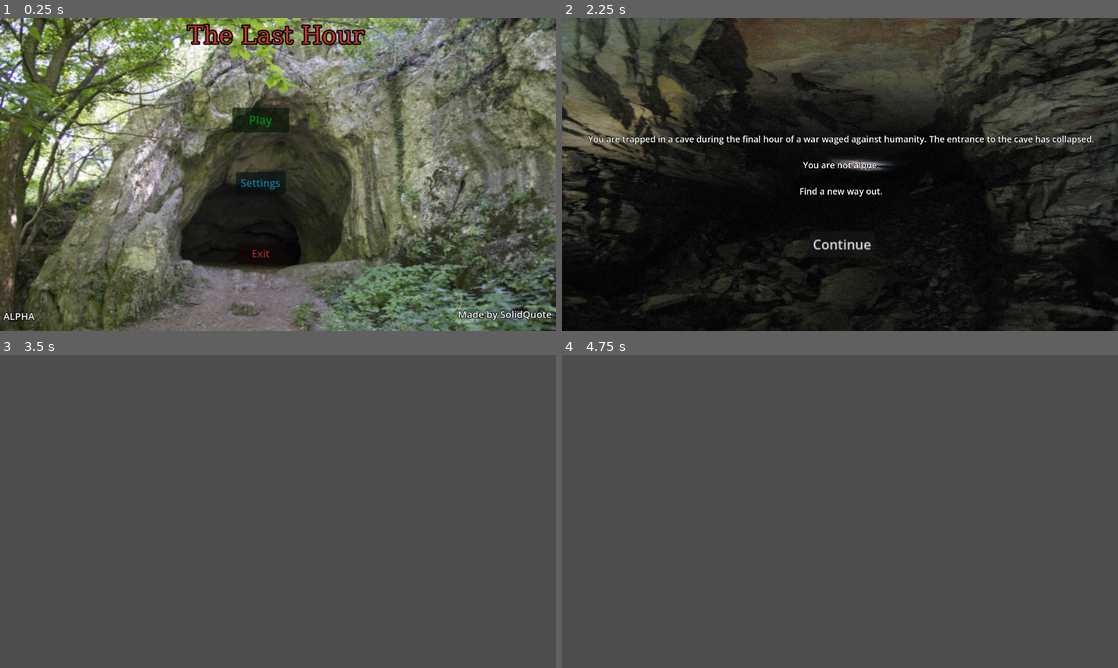
Above: before the commit, frames 1-4 (two rows, left to right).
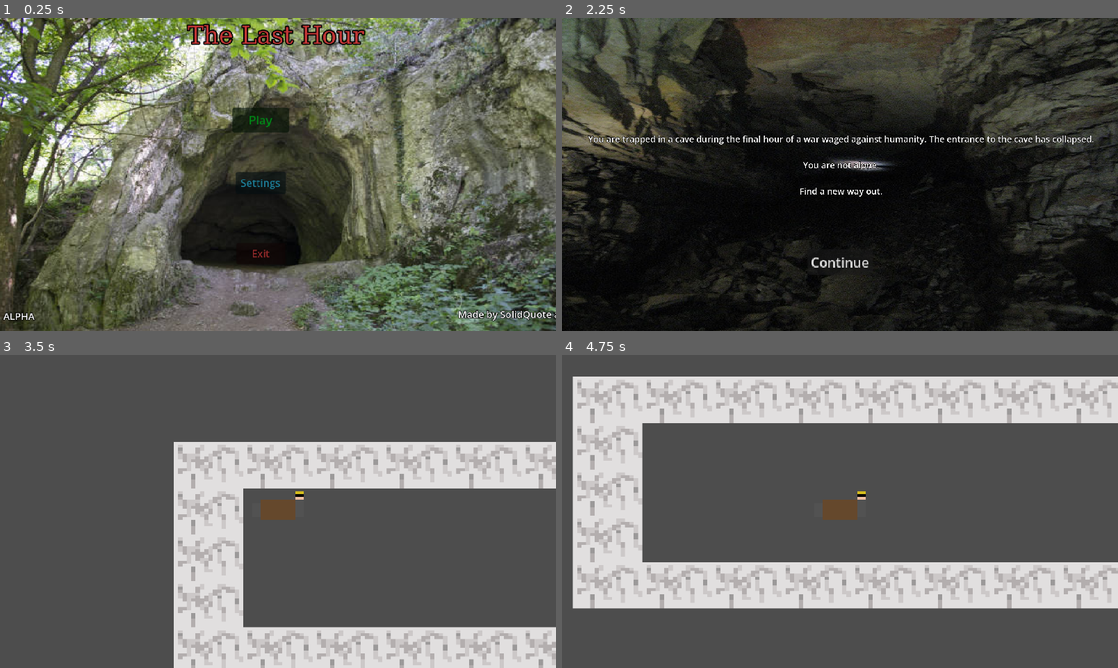
Above: after the commit, the same moments.

Repository: SolidQuote/The-Last-Hour
Game: Godot game, scene res://Scenes/MainMenu.tscn
The game is run twice, just before and just after one commit, with the same random seed, the same clock (stepped at 60 frames per second) and the same inputs. Before the commit the project starts from res://MainMenu.tscn.
Inputs:
- Up to frame 1 (0.25 s): no input
- Up to frame 2 (2.25 s): click "Settings" at 0.5 s; click "Back" at 1.25 s; click "Play" at 2 s
- Up to frame 3 (3.5 s): click "Continue" at 2.75 s
- Up to frame 4 (4.75 s): tap Enter at 3.5 s; hold D (right, bound only after the commit) 3.53-4.28 s; hold S (down, bound only after the commit) from 4.28 s (still down)

The runs differ from the first frame. In frame 1, 1.3% of the frame differs, in the area x 0-100%, y 0-100%; in frame 2, 0.8%; in frame 3, 25%; in frame 4, 35%, in the area x 1-100%, y 6-82%.

Commit message:
Alpha version 0.01
Test Level that only has one wall type and added a player that can go up down left and right but it doesn't have any animations. I organized the files and removed a few scripts.

Diff:
--- a/MainMenu.tscn
+++ b/Scenes/MainMenu.tscn
@@ -1,9 +1,9 @@
 [gd_scene format=3 uid="uid://bax7xx8wkxhrf"]
 
-[ext_resource type="Script" uid="uid://bv3gnvvhc34jl" path="res://Script/Script Inflation/main_menu.gd" id="1_h7a2f"]
-[ext_resource type="Texture2D" uid="uid://ba7wu3sqerhpd" path="res://istockphoto-641236218-612x612.jpg" id="1_i26rj"]
-[ext_resource type="AudioStream" uid="uid://dvk5qcv3x1due" path="res://Music/631532__szegvari__alien-planet-wind-base-wave-dark-horror-thriller-atmo-atmosphere-cinematic-surround.mp3" id="2_eiy7p"]
-[ext_resource type="Script" uid="uid://8dmwepdwn0um" path="res://Script/Script Inflation/settings.gd" id="3_qoqlk"]
+[ext_resource type="Script" uid="uid://bv3gnvvhc34jl" path="res://Script/Script Inflation/main_menu.gd" id="1_ghw46"]
+[ext_resource type="Texture2D" uid="uid://ba7wu3sqerhpd" path="res://Images/Other/istockphoto-641236218-612x612.jpg" id="2_df05h"]
+[ext_resource type="Script" uid="uid://8dmwepdwn0um" path="res://Script/Script Inflation/settings.gd" id="3_8um5k"]
+[ext_resource type="AudioStream" uid="uid://dvk5qcv3x1due" path="res://Music/631532__szegvari__alien-planet-wind-base-wave-dark-horror-thriller-atmo-atmosphere-cinematic-surround.mp3" id="4_xim88"]
 
 [sub_resource type="FontFile" id="FontFile_wohep"]
 cache/0/variation_coordinates = {}
@@ -226,7 +226,7 @@
 offset_right = 1201.4061
 offset_bottom = 688.21576
 scale = Vector2(1.29, 1.29)
-texture = ExtResource("1_i26rj")
+texture = ExtResource("2_df05h")
 
 [node name="Play" type="Button" parent="." unique_id=1875589864]
 modulate = Color(0, 0.60468477, 0.10200081, 1)
@@ -286,12 +286,12 @@
 offset_right = 1420.5814
 offset_bottom = 801.64343
 scale = Vector2(1.29, 1.29)
-text = "Made by SolidQuote"
+text = "Made by SolidQuote and Potato"
 label_settings = SubResource("LabelSettings_64ctb")
 
 [node name="Music" type="AudioStreamPlayer2D" parent="." unique_id=696240767]
 scale = Vector2(1.29, 1.29)
-stream = ExtResource("2_eiy7p")
+stream = ExtResource("4_xim88")
 autoplay = true
 
 [connection signal="pressed" from="Play" to="." method="_on_play_pressed"]
--- /dev/null
+++ b/Scenes/bunker_wall.tscn
@@ -0,0 +1,20 @@
+[gd_scene format=3 uid="uid://b2yoqidhation"]
+
+[ext_resource type="Texture2D" uid="uid://c6spf6346m45" path="res://Images/Obj/Wall/Bunker/Bunker_Wall-1.png" id="1_mqtjy"]
+
+[sub_resource type="RectangleShape2D" id="RectangleShape2D_bhunq"]
+size = Vector2(16, 16)
+
+[sub_resource type="OccluderPolygon2D" id="OccluderPolygon2D_riqys"]
+polygon = PackedVector2Array(-8, -8, -8, 8, 8, 8, 8, -8)
+
+[node name="Bunker_Wall" type="StaticBody2D" unique_id=505253917]
+
+[node name="Sprite2D" type="Sprite2D" parent="." unique_id=729917154]
+texture = ExtResource("1_mqtjy")
+
+[node name="CollisionShape2D" type="CollisionShape2D" parent="." unique_id=830254291]
+shape = SubResource("RectangleShape2D_bhunq")
+
+[node name="LightOccluder2D" type="LightOccluder2D" parent="." unique_id=319652233]
+occluder = SubResource("OccluderPolygon2D_riqys")
--- a/fade.tscn
+++ b/Scenes/fade.tscn
@@ -1,7 +1,6 @@
 [gd_scene format=3 uid="uid://ci7f1b5v3nfg"]
 
 [ext_resource type="Script" uid="uid://ctvunu1kscjrj" path="res://Script/Script Inflation/fade.gd" id="1_bg7ga"]
-
 
 [node name="Fade" type="CanvasLayer" unique_id=1957224304]
 script = ExtResource("1_bg7ga")
--- /dev/null
+++ b/Scenes/level.tscn
@@ -0,0 +1,108 @@
+[gd_scene format=3 uid="uid://2odpqu65iot5"]
+
+[ext_resource type="PackedScene" uid="uid://b2yoqidhation" path="res://Scenes/bunker_wall.tscn" id="1_k5f4k"]
+[ext_resource type="PackedScene" uid="uid://cyow3yjq0na4s" path="res://Scenes/player.tscn" id="2_6phgx"]
+
+[node name="Level" type="Node2D" unique_id=1386698794]
+
+[node name="WF" type="Node2D" parent="." unique_id=815087588]
+
+[node name="Wall" type="Node2D" parent="WF" unique_id=685551659]
+
+[node name="Bunker_Wall" parent="WF/Wall" unique_id=505253917 instance=ExtResource("1_k5f4k")]
+position = Vector2(8, 8)
+
+[node name="Bunker_Wall2" parent="WF/Wall" unique_id=702811456 instance=ExtResource("1_k5f4k")]
+position = Vector2(24, 8)
+
+[node name="Bunker_Wall3" parent="WF/Wall" unique_id=1883351073 instance=ExtResource("1_k5f4k")]
+position = Vector2(40, 8)
+
+[node name="Bunker_Wall4" parent="WF/Wall" unique_id=450935655 instance=ExtResource("1_k5f4k")]
+position = Vector2(56, 8)
+
+[node name="Bunker_Wall5" parent="WF/Wall" unique_id=699674102 instance=ExtResource("1_k5f4k")]
+position = Vector2(72, 8)
+
+[node name="Bunker_Wall6" parent="WF/Wall" unique_id=1366082431 instance=ExtResource("1_k5f4k")]
+position = Vector2(88, 8)
+
+[node name="Bunker_Wall7" parent="WF/Wall" unique_id=1067294157 instance=ExtResource("1_k5f4k")]
+position = Vector2(104, 8)
+
+[node name="Bunker_Wall8" parent="WF/Wall" unique_id=1491897394 instance=ExtResource("1_k5f4k")]
+position = Vector2(120, 8)
+
+[node name="Bunker_Wall9" parent="WF/Wall" unique_id=1124039697 instance=ExtResource("1_k5f4k")]
+position = Vector2(136, 8)
+
+[node name="Bunker_Wall10" parent="WF/Wall" unique_id=786580943 instance=ExtResource("1_k5f4k")]
+position = Vector2(152, 8)
+
+[node name="Bunker_Wall11" parent="WF/Wall" unique_id=1013936238 instance=ExtResource("1_k5f4k")]
+position = Vector2(168, 8)
+
+[node name="Bunker_Wall12" parent="WF/Wall" unique_id=1493702814 instance=ExtResource("1_k5f4k")]
+position = Vector2(184, 8)
+
+[node name="Bunker_Wall13" parent="WF/Wall" unique_id=358832652 instance=ExtResource("1_k5f4k")]
+position = Vector2(8, 72)
+
+[node name="Bunker_Wall14" parent="WF/Wall" unique_id=1998517976 instance=ExtResource("1_k5f4k")]
+position = Vector2(24, 72)
+
+[node name="Bunker_Wall15" parent="WF/Wall" unique_id=669364263 instance=ExtResource("1_k5f4k")]
+position = Vector2(40, 72)
+
+[node name="Bunker_Wall16" parent="WF/Wall" unique_id=132017153 instance=ExtResource("1_k5f4k")]
+position = Vector2(56, 72)
+
+[node name="Bunker_Wall17" parent="WF/Wall" unique_id=2096111751 instance=ExtResource("1_k5f4k")]
+position = Vector2(72, 72)
+
+[node name="Bunker_Wall18" parent="WF/Wall" unique_id=621763036 instance=ExtResource("1_k5f4k")]
+position = Vector2(88, 72)
+
+[node name="Bunker_Wall19" parent="WF/Wall" unique_id=1340774117 instance=ExtResource("1_k5f4k")]
+position = Vector2(104, 72)
+
+[node name="Bunker_Wall20" parent="WF/Wall" unique_id=655313432 instance=ExtResource("1_k5f4k")]
+position = Vector2(120, 72)
+
+[node name="Bunker_Wall21" parent="WF/Wall" unique_id=1835681586 instance=ExtResource("1_k5f4k")]
+position = Vector2(136, 72)
+
+[node name="Bunker_Wall22" parent="WF/Wall" unique_id=1262505519 instance=ExtResource("1_k5f4k")]
+position = Vector2(152, 72)
+
+[node name="Bunker_Wall23" parent="WF/Wall" unique_id=2026943026 instance=ExtResource("1_k5f4k")]
+position = Vector2(168, 72)
+
+[node name="Bunker_Wall24" parent="WF/Wall" unique_id=1722795724 instance=ExtResource("1_k5f4k")]
+position = Vector2(184, 72)
+
+[node name="Bunker_Wall25" parent="WF/Wall" unique_id=806145734 instance=ExtResource("1_k5f4k")]
+position = Vector2(-8, 72)
+
+[node name="Bunker_Wall26" parent="WF/Wall" unique_id=1978632585 instance=ExtResource("1_k5f4k")]
+position = Vector2(-8, 8)
+
+[node name="Bunker_Wall27" parent="WF/Wall" unique_id=345839731 instance=ExtResource("1_k5f4k")]
+position = Vector2(-8, 24)
+
+[node name="Bunker_Wall28" parent="WF/Wall" unique_id=239195220 instance=ExtResource("1_k5f4k")]
+position = Vector2(-8, 40)
+
+[node name="Bunker_Wall29" parent="WF/Wall" unique_id=1861419170 instance=ExtResource("1_k5f4k")]
+position = Vector2(-8, 56)
+
+[node name="Floor" type="Node2D" parent="WF" unique_id=1423899976]
+
+[node name="Enitys" type="Node2D" parent="." unique_id=86010944]
+
+[node name="Player" type="Node2D" parent="Enitys" unique_id=1539566175]
+
+[node name="player" parent="Enitys/Player" unique_id=38390488 instance=ExtResource("2_6phgx")]
+position = Vector2(8, 24)
+
+[node name="Bad" type="Node2D" parent="Enitys" unique_id=1715559221]
--- /dev/null
+++ b/Scenes/player.gd
@@ -0,0 +1,11 @@
+extends CharacterBody2D
+
+const SPEED = 50.0
+
+func _physics_process(delta):
+	# Get the input direction and handle the movement/deceleration.
+	# As good practice, you should replace UI actions with custom gameplay actions.
+	var dir = Input.get_vector("left", "right", "up", "down")
+	velocity = dir * SPEED
+
+	move_and_slide()
--- /dev/null
+++ b/Scenes/player.tscn
@@ -0,0 +1,20 @@
+[gd_scene format=3 uid="uid://cyow3yjq0na4s"]
+
+[ext_resource type="Script" uid="uid://fadu32xci3wl" path="res://Scenes/player.gd" id="1_cvnsp"]
+[ext_resource type="Texture2D" uid="uid://d36tgft61a57v" path="res://Images/Enitys/Player/player(The_Last_Hour).png" id="1_v0iea"]
+
+[sub_resource type="RectangleShape2D" id="RectangleShape2D_bhunq"]
+size = Vector2(11, 9)
+
+[node name="player" type="CharacterBody2D" unique_id=38390488]
+script = ExtResource("1_cvnsp")
+
+[node name="Sprite2D" type="Sprite2D" parent="." unique_id=1318822368]
+texture = ExtResource("1_v0iea")
+
+[node name="CollisionShape2D" type="CollisionShape2D" parent="." unique_id=1980766167]
+position = Vector2(0.5, -2.5)
+shape = SubResource("RectangleShape2D_bhunq")
+
+[node name="Camera2D" type="Camera2D" parent="." unique_id=932508706]
+zoom = Vector2(15, 10)
--- a/settings.tscn
+++ b/Scenes/settings.tscn
@@ -1,9 +1,8 @@
 [gd_scene format=3 uid="uid://yvakv0n5tt4e"]
 
-[ext_resource type="Texture2D" uid="uid://ba7wu3sqerhpd" path="res://istockphoto-641236218-612x612.jpg" id="1_3ykye"]
-[ext_resource type="AudioStream" uid="uid://dvk5qcv3x1due" path="res://Music/631532__szegvari__alien-planet-wind-base-wave-dark-horror-thriller-atmo-atmosphere-cinematic-surround.mp3" id="1_x2hje"]
-[ext_resource type="Script" uid="uid://b15bhgw48kgo" path="res://Script/Script Inflation/margin_container.gd" id="3_3ykye"]
-
+[ext_resource type="Texture2D" uid="uid://ba7wu3sqerhpd" path="res://Images/Other/istockphoto-641236218-612x612.jpg" id="1_lhmql"]
+[ext_resource type="AudioStream" uid="uid://dvk5qcv3x1due" path="res://Music/631532__szegvari__alien-planet-wind-base-wave-dark-horror-thriller-atmo-atmosphere-cinematic-surround.mp3" id="2_aaqfp"]
+[ext_resource type="Script" uid="uid://b15bhgw48kgo" path="res://Script/Script Inflation/margin_container.gd" id="3_j2dne"]
 
 [sub_resource type="LabelSettings" id="LabelSettings_685lo"]
 font_size = 30
@@ -18,10 +17,10 @@
 layout_mode = 0
 offset_right = 2057.0
 offset_bottom = 1144.0
-texture = ExtResource("1_3ykye")
+texture = ExtResource("1_lhmql")
 
 [node name="Music" type="AudioStreamPlayer2D" parent="." unique_id=1374386161]
-stream = ExtResource("1_x2hje")
+stream = ExtResource("2_aaqfp")
 autoplay = true
 
 [node name="MarginContainer" type="MarginContainer" parent="." unique_id=1198815445]
--- a/storyscreen.tscn
+++ b/Scenes/storyscreen.tscn
@@ -1,9 +1,8 @@
 [gd_scene format=3 uid="uid://bvgctg6lwo0xe"]
 
-[ext_resource type="Texture2D" uid="uid://c3wp35awntjic" path="res://Images/Other/aed0156189df39e2a65d11d3370de14c.jpg" id="1_4gspy"]
-[ext_resource type="AudioStream" uid="uid://bsh2a3w6s5dlu" path="res://Music/753859__evanboyerman__outdoor-fireworks-ambience-in-suburb-neighborhood-at-night-stereo-ambience.mp3" id="1_aj41r"]
-[ext_resource type="Script" uid="uid://d2876b1wj6hop" path="res://Script/Script Inflation/storyscreen.gd" id="1_dx26i"]
-
+[ext_resource type="Script" uid="uid://dge7o0h7k15mk" path="res://Script/Script Inflation/storyscreen.gd" id="1_ktnpb"]
+[ext_resource type="Texture2D" uid="uid://c3wp35awntjic" path="res://Images/Other/aed0156189df39e2a65d11d3370de14c.jpg" id="2_u2cgi"]
+[ext_resource type="AudioStream" uid="uid://bsh2a3w6s5dlu" path="res://Music/753859__evanboyerman__outdoor-fireworks-ambience-in-suburb-neighborhood-at-night-stereo-ambience.mp3" id="3_d5qhq"]
 
 [sub_resource type="LabelSettings" id="LabelSettings_685lo"]
 font_size = 30
@@ -39,17 +38,17 @@
 horizontal_alignment = 1
 vertical_alignment = 1
 
-[node name="skip" type="Button" parent="." unique_id=701870047]
+[node name="continue" type="Button" parent="." unique_id=701870047]
 layout_mode = 0
-offset_left = 855.0
-offset_top = 736.0
-offset_right = 934.0
-offset_bottom = 767.0
+offset_left = 848.0
+offset_top = 798.0
+offset_right = 927.0
+offset_bottom = 829.0
 scale = Vector2(2.855, 2.855)
 text = "Continue"
 
 [node name="gunfire" type="AudioStreamPlayer2D" parent="." unique_id=1076533494]
-stream = ExtResource("1_aj41r")
+stream = ExtResource("3_d5qhq")
 autoplay = true
 
-[connection signal="pressed" from="skip" to="." method="_on_skip_pressed"]
+[connection signal="pressed" from="continue" to="." method="_on_continue_pressed"]
--- a/Script/Script Inflation/game.gd
+++ /dev/null
@@ -1 +0,0 @@
-extends Control
--- a/Script/Script Inflation/main_menu.gd
+++ b/Script/Script Inflation/main_menu.gd
@@ -2,12 +2,11 @@
 
 
 func _on_play_pressed() -> void:
-	get_tree().change_scene_to_file("res://storyscreen.tscn")
-
+	get_tree().change_scene_to_file("res://Scenes/storyscreen.tscn")
 
 
 func _on_settings_pressed() -> void:
-	get_tree().change_scene_to_file("res://settings.tscn")
+	get_tree().change_scene_to_file("res://Scenes/settings.tscn")
 
 
 func _on_exit_pressed() -> void:
--- a/Script/Script Inflation/margin_container.gd
+++ b/Script/Script Inflation/margin_container.gd
@@ -25,4 +25,4 @@
 
 
 func _on_back_pressed() -> void:
-	get_tree().change_scene_to_file("res://MainMenu.tscn")
+	get_tree().change_scene_to_file("res://Scenes/MainMenu.tscn")
--- a/Script/Script Inflation/play.gd
+++ /dev/null
@@ -1,3 +0,0 @@
-extends Button
-func _on_play_pressed():
-	$AnimationPlayer.play("FadeOut")
--- a/Script/Script Inflation/storyscreen.gd
+++ b/Script/Script Inflation/storyscreen.gd
@@ -1,5 +1,16 @@
 extends Control
 
 
-func _on_skip_pressed() -> void:
-	get_tree().change_scene_to_file("res://game.tscn")
+
+# Called when the node enters the scene tree for the first time.
+func _ready():
+	pass # Replace with function body.
+
+
+# Called every frame. 'delta' is the elapsed time since the previous frame.
+func _process(delta):
+	pass
+
+
+func _on_continue_pressed():
+	get_tree().change_scene_to_file("res://Scenes/level.tscn")
--- a/Script/Script Inflation/volume.gd
+++ /dev/null
@@ -1 +0,0 @@
-extends HSlider
--- a/game.tscn
+++ /dev/null
@@ -1,11 +0,0 @@
-[gd_scene format=3 uid="uid://djfetwvkyiyup"]
-
-[ext_resource type="Script" uid="uid://j80wbji752g3" path="res://Script/Script Inflation/game.gd" id="1_80nbo"]
-
-
-[node name="Control" type="Control" unique_id=135503798]
-layout_mode = 3
-anchors_preset = 0
-offset_right = 1924.0
-offset_bottom = 1077.0
-script = ExtResource("1_80nbo")
--- a/level.tscn
+++ /dev/null
@@ -1,3 +0,0 @@
-[gd_scene format=3 uid="uid://2odpqu65iot5"]
-
-[node name="Level" type="Node2D" unique_id=1386698794]
--- a/player.tscn
+++ /dev/null
@@ -1,3 +0,0 @@
-[gd_scene format=3 uid="uid://cyow3yjq0na4s"]
-
-[node name="player" type="CharacterBody2D" unique_id=38390488]
--- a/project.godot
+++ b/project.godot
@@ -22,10 +22,39 @@
 window/stretch/mode="viewport"
 window/stretch/aspect="expand"
 
+[input]
+
+left={
+"deadzone": 0.2,
+"events": [Object(InputEventKey,"resource_local_to_scene":false,"resource_name":"","device":-1,"window_id":0,"alt_pressed":false,"shift_pressed":false,"ctrl_pressed":false,"meta_pressed":false,"pressed":false,"keycode":0,"physical_keycode":65,"key_label":0,"unicode":97,"location":0,"echo":false,"script":null)
+]
+}
+right={
+"deadzone": 0.2,
+"events": [Object(InputEventKey,"resource_local_to_scene":false,"resource_name":"","device":-1,"window_id":0,"alt_pressed":false,"shift_pressed":false,"ctrl_pressed":false,"meta_pressed":false,"pressed":false,"keycode":0,"physical_keycode":68,"key_label":0,"unicode":100,"location":0,"echo":false,"script":null)
+]
+}
+down={
+"deadzone": 0.2,
+"events": [Object(InputEventKey,"resource_local_to_scene":false,"resource_name":"","device":-1,"window_id":0,"alt_pressed":false,"shift_pressed":false,"ctrl_pressed":false,"meta_pressed":false,"pressed":false,"keycode":0,"physical_keycode":83,"key_label":0,"unicode":115,"location":0,"echo":false,"script":null)
+]
+}
+up={
+"deadzone": 0.2,
+"events": [Object(InputEventKey,"resource_local_to_scene":false,"resource_name":"","device":-1,"window_id":0,"alt_pressed":false,"shift_pressed":false,"ctrl_pressed":false,"meta_pressed":false,"pressed":false,"keycode":0,"physical_keycode":87,"key_label":0,"unicode":119,"location":0,"echo":false,"script":null)
+]
+}
+interact={
+"deadzone": 0.2,
+"events": [Object(InputEventKey,"resource_local_to_scene":false,"resource_name":"","device":-1,"window_id":0,"alt_pressed":false,"shift_pressed":false,"ctrl_pressed":false,"meta_pressed":false,"pressed":false,"keycode":0,"physical_keycode":69,"key_label":0,"unicode":101,"location":0,"echo":false,"script":null)
+]
+}
+
 [physics]
 
 3d/physics_engine="Jolt Physics"
 
 [rendering]
 
+textures/canvas_textures/default_texture_filter=0
 rendering_device/driver.windows="d3d12"
Binary file added: Images/Enitys/Player/player(The_Last_Hour).png
Not shown, changed: Images/Enitys/Player/player(The_Last_Hour).png.import
Renamed: Bunker_Wall-1.png -> Images/Obj/Wall/Bunker/Bunker_Wall-1.png
Not shown, added: Images/Obj/Wall/Bunker/Bunker_Wall-1.png.import
Renamed: istockphoto-641236218-612x612.jpg -> Images/Other/istockphoto-641236218-612x612.jpg
Not shown, changed: Images/Other/istockphoto-641236218-612x612.jpg.import
Not shown: 2 places in Scenes/MainMenu.tscn that only renumber resources
Not shown, added: Scenes/player.gd.uid
Not shown: 1 places in Scenes/settings.tscn that only renumber resources
Not shown: 1 places in Scenes/storyscreen.tscn that only renumber resources
Not shown, removed: Script/Script Inflation/game.gd.uid
Not shown, removed: Script/Script Inflation/play.gd.uid
(and 2 more such lines)
